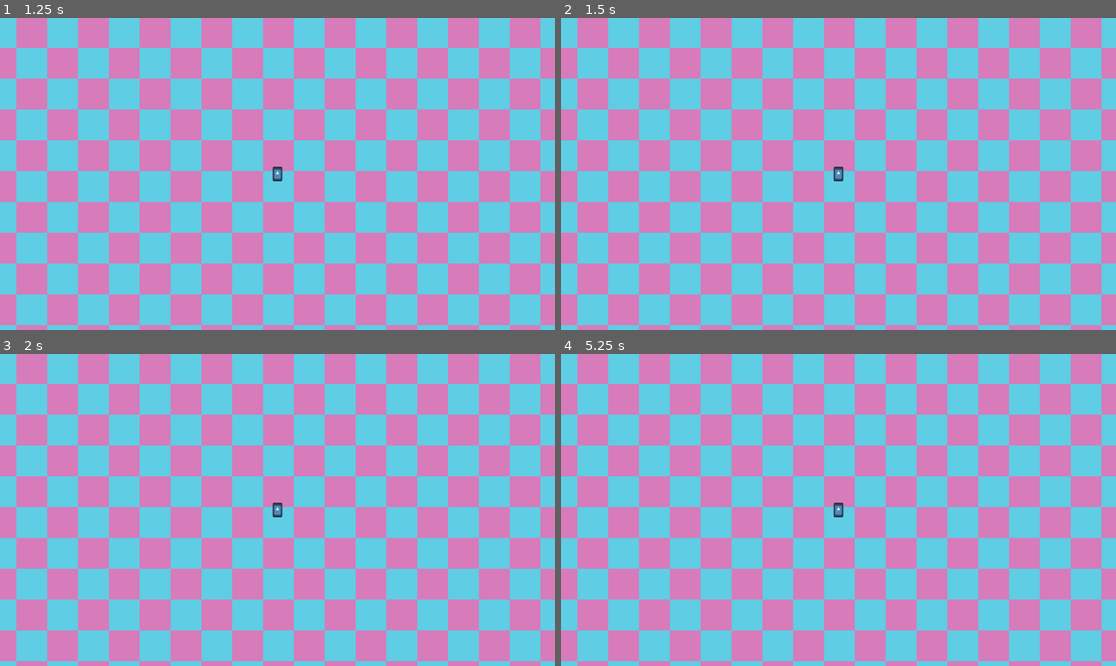
Above: before the commit, frames 1-4 (two rows, left to right).
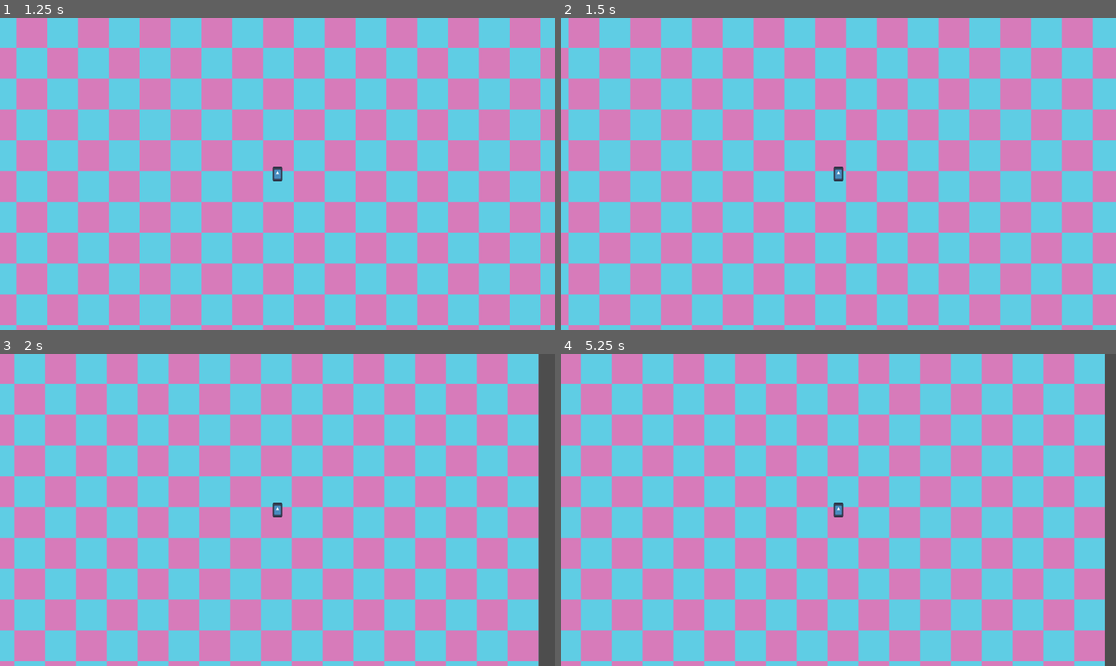
Above: after the commit, the same moments.

Repository: TeroOinonen/Robotic-Survivors
Game: Godot game, scene res://Scenes/UI/main_menu_ui.tscn
Same seed, same stepped clock (60 frames per second), same inputs: the game is played once before the commit and once after it. The engine's default icon, where the game draws it, is replaced by a stand-in: a white triangle on a blue panel in a dark square.
Inputs (mouse positions are in pixels of both pictures, inside the frame that each line leads up to):
- Up to frame 1 (1.25 s): click "Start Game" at 0.5 s
- Up to frame 2 (1.5 s): tap Enter at 1.25 s; move the mouse to (960, 158) at 1.27 s; press the mouse at (960, 158) at 1.28 s; hold D (right, bound only after the commit) from 1.28 s (still down)
- Up to frame 3 (2 s): keep holding D (right, bound only after the commit); tap E (interact, bound only after the commit) at 1.55 s
- Up to frame 4 (5.25 s): move the mouse to (727, 525) at 2.02 s; release D (right, bound only after the commit) at 2.03 s; release the mouse at (727, 525) at 2.03 s; hold S (down, bound only after the commit) 2.03-2.78 s; tap E (interact, bound only after the commit) at 2.1, 3.05, 3.6, 4.55, 5.1 s; click (727, 525) at 2.3 s; move the mouse to (894, 441) at 2.77 s; press the mouse at (894, 441) at 2.78 s; hold D (right, bound only after the commit) 2.78-3.53 s; move the mouse to (810, 572) at 3.52 s; release the mouse at (810, 572) at 3.53 s; hold W (up, bound only after the commit) 3.53-4.28 s; click (810, 572) at 3.8 s; move the mouse to (1005, 556) at 4.27 s; press the mouse at (1005, 556) at 4.28 s; hold A (left, bound only after the commit) from 4.28 s (still down); move the mouse to (672, 463) at 5.02 s; release the mouse at (672, 463) at 5.03 s

Frame 1 is identical in both runs. In frame 2, 30% of the frame differs, in the area x 1-98%, y 0-100%; in frame 3, 95%, in the area x 0-100%, y 0-100%; in frame 4, 90%.

Commit message:
Player WASD movement , E interact, left click attack

Diff:
--- a/Scenes/Entities/player.tscn
+++ b/Scenes/Entities/player.tscn
@@ -1,6 +1,7 @@
-[gd_scene load_steps=4 format=3 uid="uid://cdhri236uuiq5"]
+[gd_scene load_steps=5 format=3 uid="uid://cdhri236uuiq5"]
 
 [ext_resource type="Texture2D" uid="uid://dhgixy7nns5xo" path="res://icon.svg" id="1_hix2f"]
+[ext_resource type="Script" path="res://Scripts/player.gd" id="1_kb8ds"]
 
 [sub_resource type="SpriteFrames" id="SpriteFrames_2qtun"]
 animations = [{
@@ -16,6 +17,7 @@
 [sub_resource type="CapsuleShape2D" id="CapsuleShape2D_2eslo"]
 
 [node name="Player" type="CharacterBody2D"]
+script = ExtResource("1_kb8ds")
 
 [node name="AnimatedSprite2D" type="AnimatedSprite2D" parent="."]
 scale = Vector2(0.155, 0.234375)
--- /dev/null
+++ b/Scripts/player.gd
@@ -0,0 +1,27 @@
+extends CharacterBody2D
+
+const move_speed: float = 50
+var move_input: Vector2
+
+# Get the gravity from the project settings to be synced with RigidBody nodes.
+var gravity: int = ProjectSettings.get_setting("physics/2d/default_gravity")
+
+func _input(event: InputEvent) -> void:
+	# Read player mouse clicks
+	if event.is_action_pressed("attack"):
+		print("Player Attacks!")
+
+	if event.is_action_pressed("interact"):
+		print("Player Interacts!")
+
+func _process(delta: float) -> void:
+	# Get the movement direction vector
+	move_input = Input.get_vector("left", "right", "up", "down")
+
+
+func _physics_process(delta: float) -> void:
+
+	# Construct movement velocity from user input and player movement speed
+	velocity = move_input * move_speed
+
+	move_and_slide() # Uses delta automatically with the set velocity
--- a/project.godot
+++ b/project.godot
@@ -14,3 +14,36 @@
 run/main_scene="res://Scenes/UI/main_menu_ui.tscn"
 config/features=PackedStringArray("4.1", "Forward Plus")
 config/icon="res://icon.svg"
+
+[input]
+
+left={
+"deadzone": 0.5,
+"events": [Object(InputEventKey,"resource_local_to_scene":false,"resource_name":"","device":-1,"window_id":0,"alt_pressed":false,"shift_pressed":false,"ctrl_pressed":false,"meta_pressed":false,"pressed":false,"keycode":0,"physical_keycode":65,"key_label":0,"unicode":97,"echo":false,"script":null)
+]
+}
+right={
+"deadzone": 0.5,
+"events": [Object(InputEventKey,"resource_local_to_scene":false,"resource_name":"","device":-1,"window_id":0,"alt_pressed":false,"shift_pressed":false,"ctrl_pressed":false,"meta_pressed":false,"pressed":false,"keycode":0,"physical_keycode":68,"key_label":0,"unicode":100,"echo":false,"script":null)
+]
+}
+up={
+"deadzone": 0.5,
+"events": [Object(InputEventKey,"resource_local_to_scene":false,"resource_name":"","device":-1,"window_id":0,"alt_pressed":false,"shift_pressed":false,"ctrl_pressed":false,"meta_pressed":false,"pressed":false,"keycode":0,"physical_keycode":87,"key_label":0,"unicode":119,"echo":false,"script":null)
+]
+}
+down={
+"deadzone": 0.5,
+"events": [Object(InputEventKey,"resource_local_to_scene":false,"resource_name":"","device":-1,"window_id":0,"alt_pressed":false,"shift_pressed":false,"ctrl_pressed":false,"meta_pressed":false,"pressed":false,"keycode":0,"physical_keycode":83,"key_label":0,"unicode":115,"echo":false,"script":null)
+]
+}
+attack={
+"deadzone": 0.5,
+"events": [Object(InputEventMouseButton,"resource_local_to_scene":false,"resource_name":"","device":-1,"window_id":0,"alt_pressed":false,"shift_pressed":false,"ctrl_pressed":false,"meta_pressed":false,"button_mask":0,"position":Vector2(0, 0),"global_position":Vector2(0, 0),"factor":1.0,"button_index":1,"canceled":false,"pressed":false,"double_click":false,"script":null)
+]
+}
+interact={
+"deadzone": 0.5,
+"events": [Object(InputEventKey,"resource_local_to_scene":false,"resource_name":"","device":-1,"window_id":0,"alt_pressed":false,"shift_pressed":false,"ctrl_pressed":false,"meta_pressed":false,"pressed":false,"keycode":0,"physical_keycode":69,"key_label":0,"unicode":101,"echo":false,"script":null)
+]
+}
